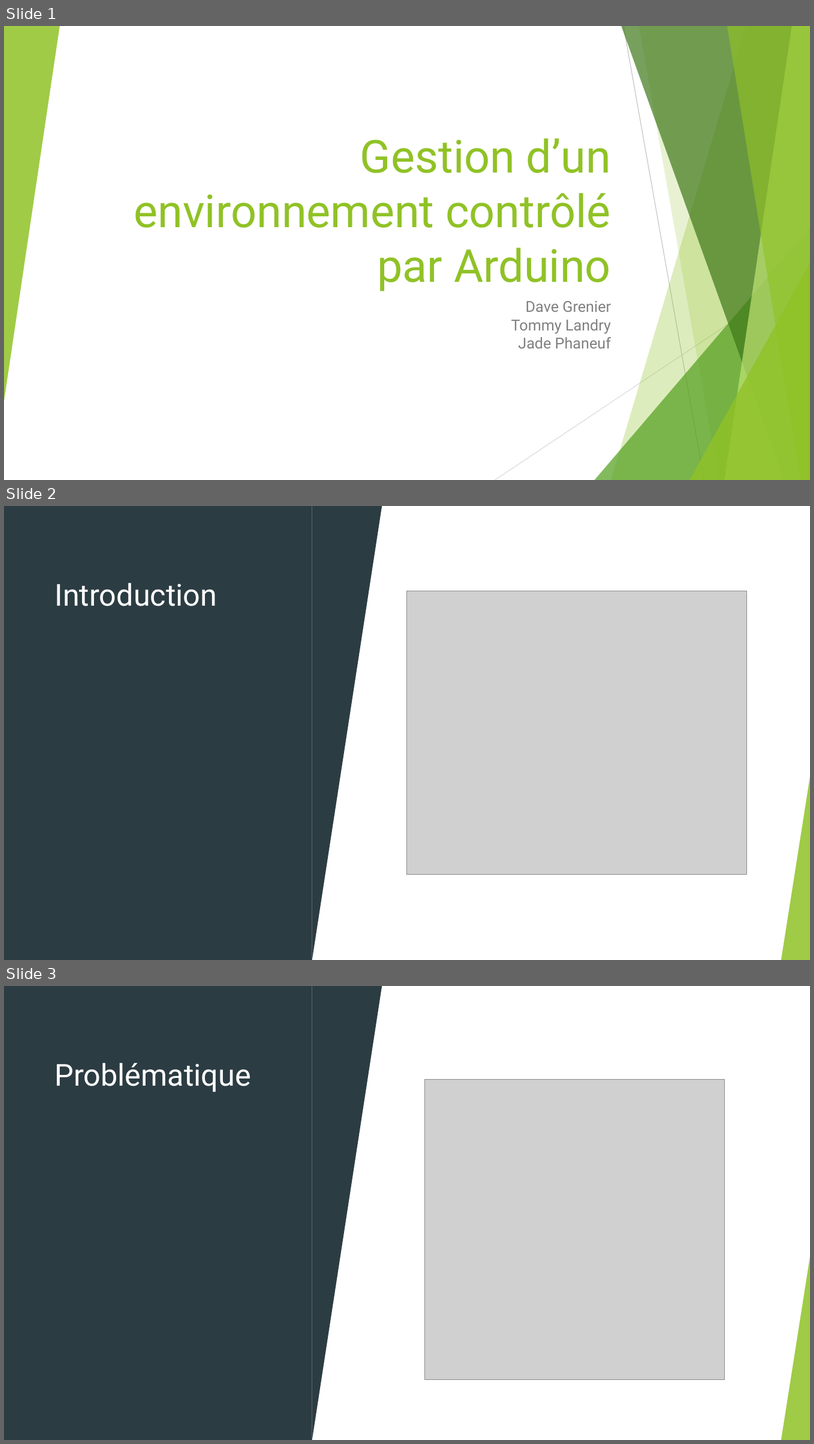
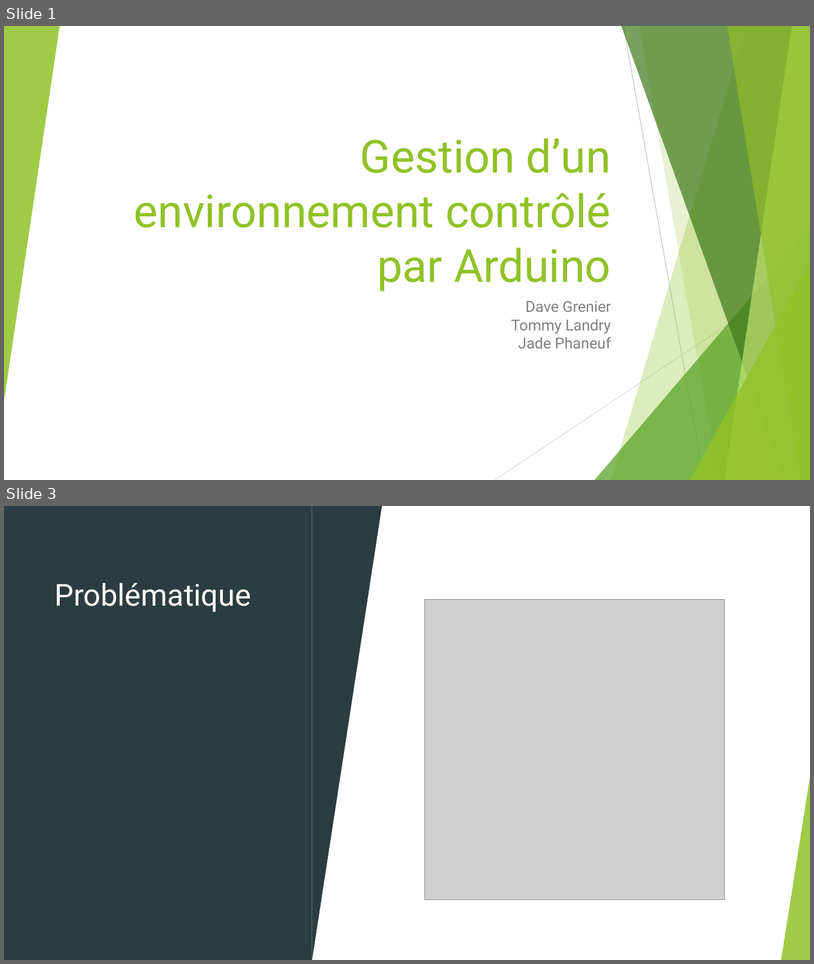
Before and after one commit to joyaAmora/Gestion_de_projet, a slide deck: Presentation.pptx. Shown one above the other, each under a label of ours: slides 1, 2 and 3 before the commit, slides 1 and 3 after it; the slides between them are not shown. The pictures are 814x1444 and 814x964 pixels, drawn with LibreOffice and Linux fonts; fonts in the diff are those of the drawing; grey boxes stand for pictures. Boxes give left, top, right and bottom in pixels: in the first picture for what was removed or moved away, otherwise in the second. Text is boxed around its words. In the diff, an @@ line names an element or a change of style, - is before the commit and + after.

```diff
--- a/Presentation.pptx
+++ b/Presentation.pptx
@@ slide 2 removed at [4, 506, 810, 960], background #FFFFFF; not listed: 8 template elements that a slide beside it also shows @@
@@ rectangle removed at [4, 506, 810, 960] @@
@@ rectangle removed at [4, 506, 312, 960] @@
@@ triangle removed at [312, 506, 383, 960] @@
@@ title removed at [54, 583, 217, 606] @@
-Introduction
@@ picture removed at [408, 591, 747, 874] @@
@@ group removed at [4, 506, 810, 960]: 5 freeform shapes, 3 triangles, 2 lines @@
@@ triangle removed at [782, 772, 810, 960] @@
```
Also in this commit, not shown: 1 slide changed, 2 slides added, 1 other slide removed.
